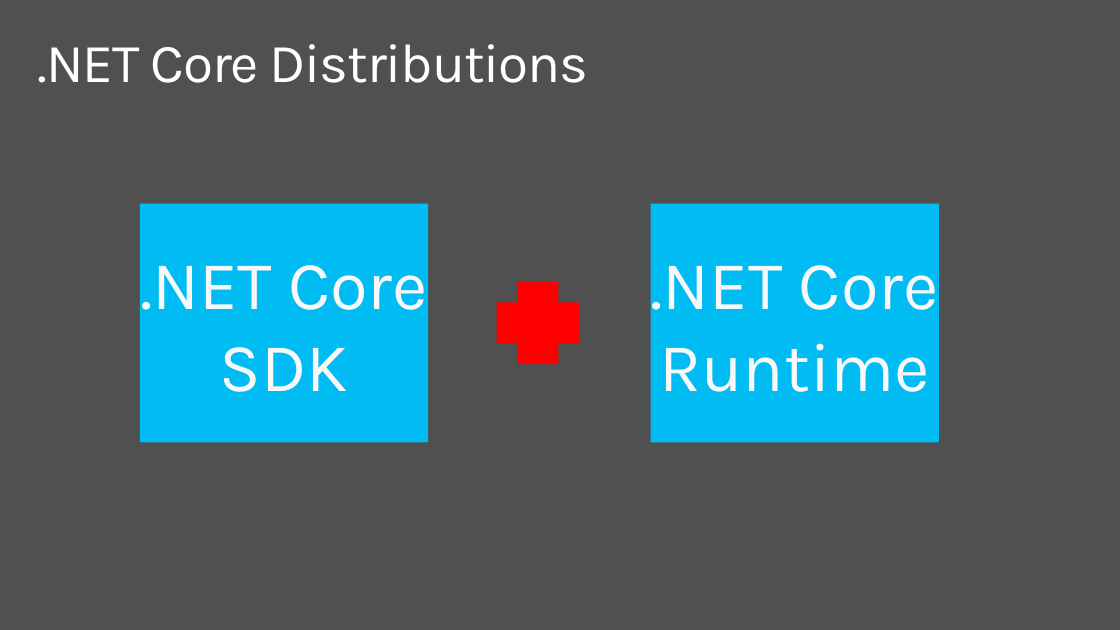
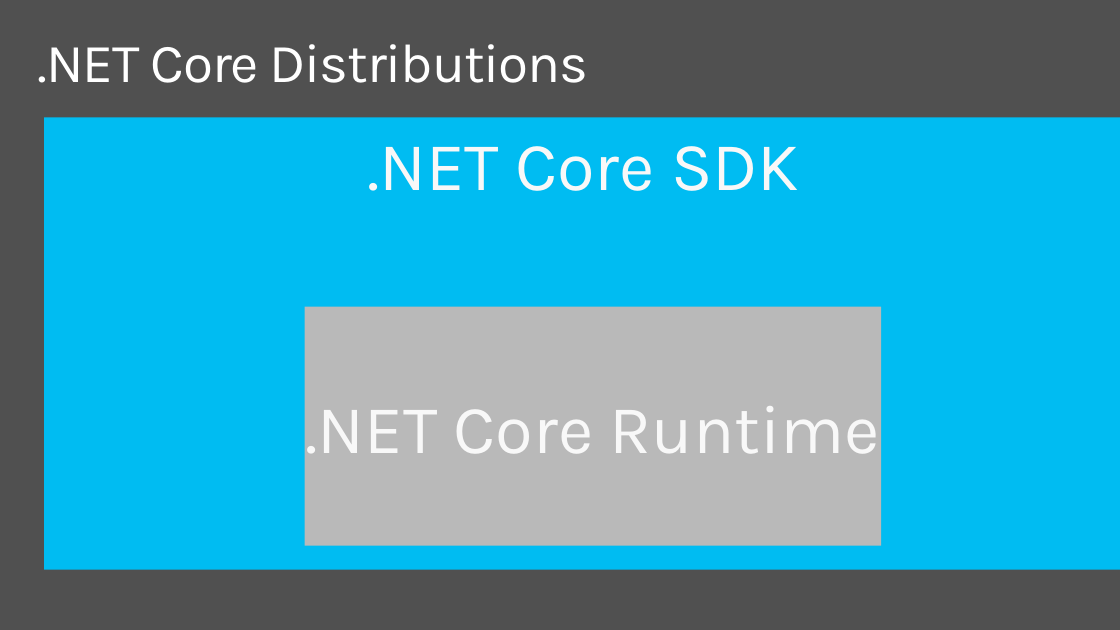
Before and after one commit to dotnet-presentations/dotnetcore-workshop, a slide deck: slide 13 of 1-Overview-Tools-Acquisition/netcore-workshop-overview-tools.pptx. Drawn at 1120x630 pixels with LibreOffice and Linux fonts; fonts in the diff are those of the drawing; background and template pictures are left out. Boxes give left, top, right and bottom in pixels: in the first picture for what was removed or moved away, otherwise in the second. Text is boxed around its words. In the diff, an @@ line names an element or a change of style, - is before the commit and + after.

```diff
--- a/1-Overview-Tools-Acquisition/netcore-workshop-overview-tools.pptx
+++ b/1-Overview-Tools-Acquisition/netcore-workshop-overview-tools.pptx
@@ rounded rectangle ".NET Core SDK": place and size @@
-rounded rectangle ".NET Core SDK" at box(140, 203, 428, 442)
+rounded rectangle ".NET Core SDK" at box(44, 117, 1120, 569)
@@ rounded rectangle ".NET Core SDK" at box(44, 117, 1120, 569): vertical alignment middle to top @@
@@ text in rounded rectangle at box(367, 146, 799, 191): text changed @@
-.NET Core
-SDK
+.NET Core SDK
@@ plus removed at box(497, 282, 579, 364) @@
@@ rounded rectangle ".NET Core Runtime": place and size @@
-rounded rectangle ".NET Core Runtime" at box(651, 203, 939, 442)
+rounded rectangle ".NET Core Runtime" at box(305, 306, 881, 545)
@@ rounded rectangle ".NET Core Runtime" at box(305, 306, 881, 545): fill #00BCF2 to #B9B9B9 @@
```
Also in this commit, not shown: 8 other slides changed, 6 slides removed, 1 other file.
